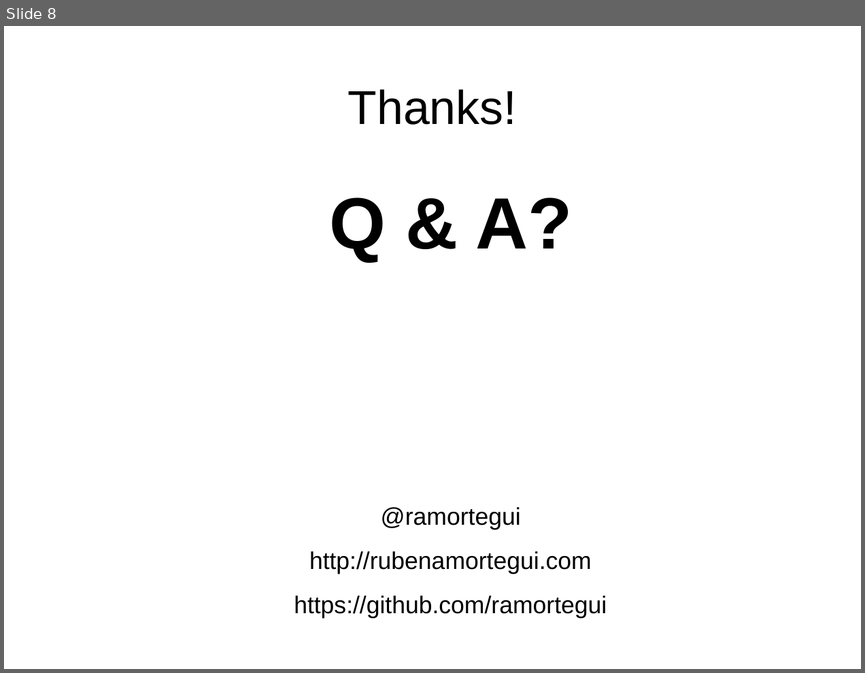
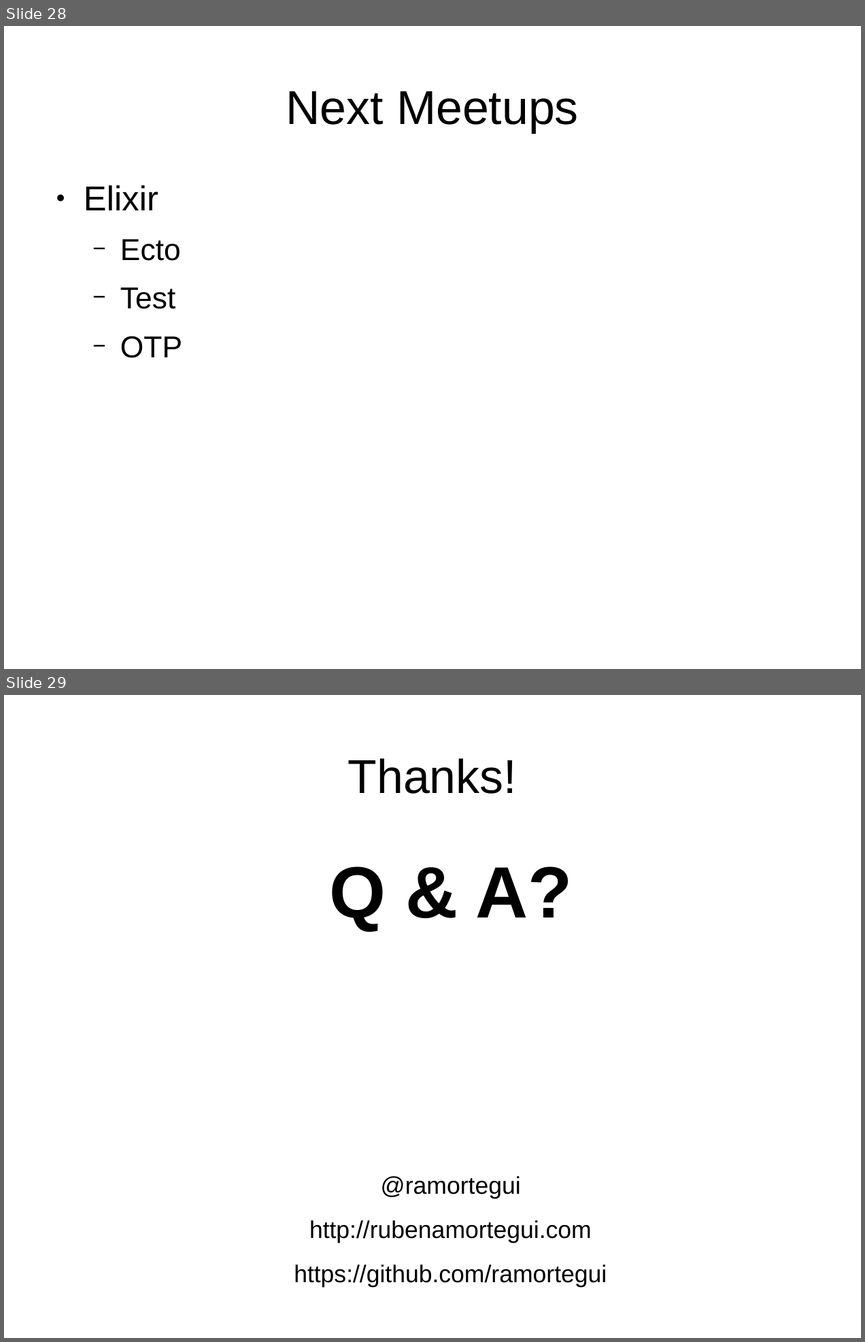
Before and after one commit to ramortegui/talks, a slide deck: elixir-absinthe-basics.odp. Shown one above the other, each under a label of ours: slide 8 before the commit, slides 28 and 29 after it. The pictures are 865x673 and 865x1342 pixels, drawn with LibreOffice and Linux fonts; fonts in the diff are those of the drawing. Boxes give left, top, right and bottom in pixels: in the first picture for what was removed or moved away, otherwise in the second. Text is boxed around its words. In the diff, an @@ line names an element or a change of style, - is before the commit and + after.

```diff
--- a/elixir-absinthe-basics.odp
+++ b/elixir-absinthe-basics.odp
@@ slide 28 added at (4, 26, 861, 669), background #FFFFFF @@
@@ title added at (286, 91, 579, 133), 44 pt, text #000000 @@
+Next Meetups
@@ text added at (84, 185, 182, 358), 28 pt, text #000000 @@
+● Elixir
+  − Ecto
+  − Test
+  − OTP
@@ what was slide 8 is now slide 29 @@
```
Also in this commit, not shown: 4 slides changed, 23 other slides added, 3 slides removed.
